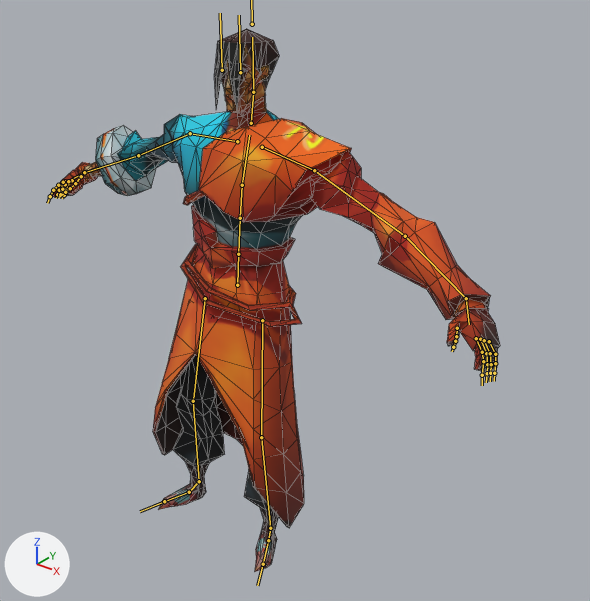
The Blender file avatars/Jubei/Jubei.blend as it was, and as the next commit left it.
Rendered twice from a camera (50 mm lens) standing at (1.59, -1.71, 2.06) and looking at (0.13, 0.13, 0.92). The axes (+X, +Y, +Z) are drawn at lower left. The lights are the same throughout. Both versions are drawn at the pose saved in each file; the numbers are the values there. The bones that bend it are drawn over the model as lines. Mesh edges are drawn as thin lines.

In view in the first picture: 'Jubei Mesh'.
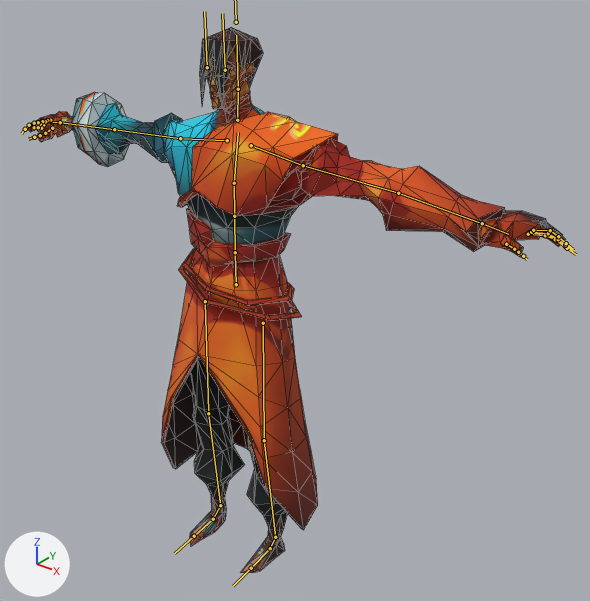
The edits, one by one:
Bone 'Hips' (bone_hips) moves from (0.0, 0.0, 0.0) to (-1.0, -0.4, -0.5).
Bone 'Hips' (bone_hips) turns from (0, 0, 0) to (0, 1, 5) degrees about its own x, y and z.
Bone 'Spine' (bone_spine) turns from (0, 0, 0) to (0, 0, -1) degrees about its own x, y and z.
Bone 'Spine1' (bone_spine1) turns from (0, 0, 0) to (0, 0, 1) degrees about its own x, y and z.
Bone 'Head' (bone_head) turns from (0, 0, 0) to (0, 0, -5) degrees about its own x, y and z.
Bone 'LeftShoulder' (bone_leftshoulder) moves from (0.0, 0.0, 0.0) to (0.0, 0.1, 0.7).
Bone 'LeftShoulder' (bone_leftshoulder) turns from (0, 0, 0) to (3, 0, 0) degrees about its own x, y and z.
Bone 'LeftArm' (bone_leftarm) turns from (-46, -27, -11) to (-64, -23, -23) degrees about its own x, y and z.
Bone 'LeftForeArm' (bone_leftforearm) turns from (0, 0, 0) to (8, 0, -16) degrees about its own x, y and z.
Bone 'LeftHand' (bone_lefthand) turns from (0, 0, 0) to (6, -4, -34) degrees about its own x, y and z.
Bone 'RightArm' (bone_rightarm) turns from (-51, 12, 4) to (-76, 8, 7) degrees about its own x, y and z.
Bone 'RightForeArm' (bone_rightforearm) turns from (0, 0, 0) to (3, 0, 11) degrees about its own x, y and z.
Bone 'RightHand' (bone_righthand) turns from (0, 0, 0) to (4, 1, 17) degrees about its own x, y and z.
Bone 'LeftUpLeg' (bone_leftupleg) moves from (0.0, 0.0, 0.0) to (0.1, 1.8, -0.1).
Bone 'LeftUpLeg' (bone_leftupleg) turns from (0, 0, 0) to (0, 0, -4) degrees about its own x, y and z.
Bone 'LeftLeg' (bone_leftleg) turns from (0, 0, 0) to (3, 30, 4) degrees about its own x, y and z.
Bone 'LeftFoot' (bone_leftfoot) turns from (0, 0, 0) to (-5, 2, 1) degrees about its own x, y and z.
Bone 'RightUpLeg' (bone_rightupleg) turns from (0, 0, 0) to (0, 0, 5) degrees about its own x, y and z.
Bone 'RightLeg' (bone_rightleg) turns from (0, 0, 0) to (4, -19, -3) degrees about its own x, y and z.
Bone 'RightFoot' (bone_rightfoot) turns from (0, 0, 0) to (-4, -7, -7) degrees about its own x, y and z.

What differs and where, as boxes (x1, y1, x2, y2) in the pictures (590 x 601 px):
'Jubei Mesh', posed (20% wider)
    before: (52, 29, 500, 571)
    after: (28, 27, 565, 573)
bone 'Hips', root to tip
    before: (237, 285) to (238, 253)
    after: (236, 284) to (235, 252)
bone 'Spine', root to tip
    before: (238, 254) to (240, 218)
    after: (235, 252) to (234, 216)
bone 'Spine1', root to tip
    before: (240, 218) to (242, 185)
    after: (234, 216) to (234, 183)
bone 'Head', root to tip
    before: (253, 92) to (252, 37)
    after: (238, 89) to (236, 35)
bone 'LeftShoulder', root to tip
    before: (262, 147) to (314, 170)
    after: (251, 145) to (303, 165)
bone 'LeftArm', root to tip
    before: (314, 170) to (405, 236)
    after: (303, 165) to (398, 193)
bone 'LeftForeArm', root to tip
    before: (405, 236) to (466, 298)
    after: (398, 193) to (482, 223)
bone 'LeftHand', root to tip
    before: (466, 298) to (469, 324)
    after: (482, 223) to (508, 234)
bone 'RightArm', root to tip
    before: (190, 133) to (138, 155)
    after: (180, 138) to (114, 129)
bone 'RightForeArm', root to tip
    before: (138, 155) to (84, 172)
    after: (114, 129) to (60, 122)
bone 'RightHand', root to tip
    before: (84, 172) to (69, 180)
    after: (60, 122) to (46, 121)
bone 'LeftUpLeg', root to tip
    before: (262, 320) to (261, 437)
    after: (263, 323) to (264, 440)
bone 'LeftLeg', root to tip
    before: (261, 437) to (270, 528)
    after: (264, 440) to (275, 537)
bone 'LeftFoot', root to tip
    before: (270, 528) to (268, 540)
    after: (275, 537) to (270, 548)
bone 'RightUpLeg', root to tip
    before: (205, 298) to (193, 399)
    after: (205, 301) to (208, 411)
bone 'RightLeg', root to tip
    before: (193, 401) to (199, 481)
    after: (208, 413) to (220, 505)
bone 'RightFoot', root to tip
    before: (199, 481) to (189, 492)
    after: (220, 505) to (213, 519)
